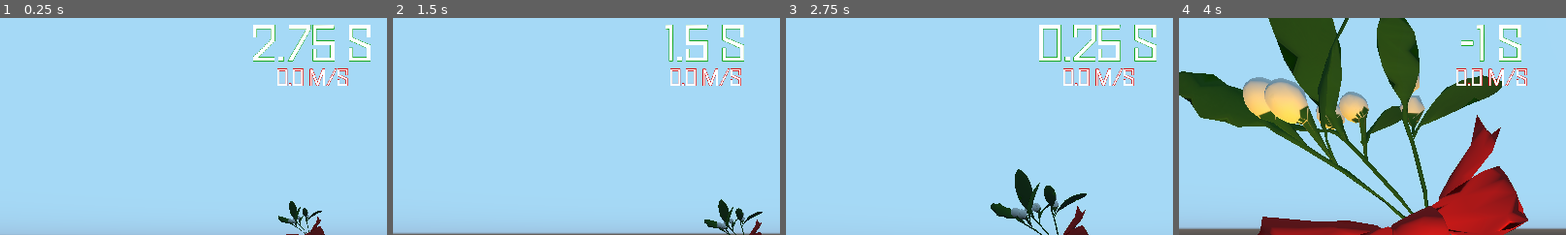
Above: before the commit, frames 1-4 (left to right).
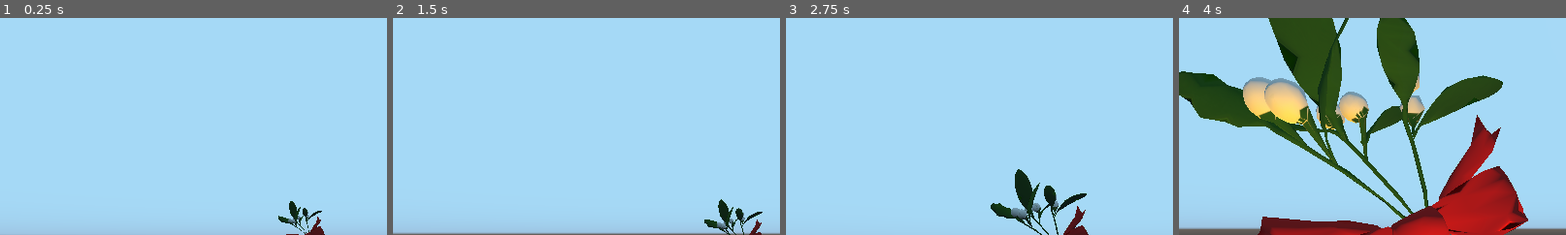
Above: after the commit, the same moments.

Repository: Keiron-Beadle/3TG_Nov_2022
Game: Godot game, scene res://FirstLevel.tscn
The game is run twice, just before and just after one commit, with the same random seed, the same clock (stepped at 60 frames per second) and the same inputs.
Inputs (mouse positions are % of the whole screen's width and height, from its top left):
- Up to frame 1 (0.25 s): no input
- Up to frame 2 (1.5 s): tap Enter at 0.5 s; move the mouse to (55, 50) at 0.52 s; hold W (forward) from 0.53 s (still down); click (55, 50) at 0.67 s; tap Space (jump) at 0.77 s; move the mouse to (45, 50) at 1.27 s
- Up to frame 3 (2.75 s): keep holding W (forward); tap Space (jump) at 1.52 s; move the mouse to (52, 48) at 2.02 s
- Up to frame 4 (4 s): keep holding W (forward); move the mouse to (49, 52) at 2.77 s; click (49, 52) at 2.92 s; tap Space (jump) at 3.02, 3.77 s; move the mouse to (57, 51) at 3.52 s
The pictures show only the part of the screen within x 13-63%, y 0-50%; the shares and areas given below are measured in that part.

The runs differ from the first frame. In frame 1, 2.6% of the frame differs, in the area x 65-96%, y 3-32%; in frame 2, 2.0%; in frame 3, 2.9%; in frame 4, 1.6%.

Commit message:
added velocity count

Diff:
--- a/Game/FirstLevel.tscn
+++ b/Game/FirstLevel.tscn
@@ -19,6 +19,7 @@
 [ext_resource path="res://AngelChase.gd" type="Script" id=17]
 [ext_resource path="res://TimeLeft.gd" type="Script" id=18]
 [ext_resource path="res://Resources/Fonts/SimplySquare.ttf" type="DynamicFontData" id=19]
+[ext_resource path="res://VelocityUpdate.gd" type="Script" id=20]
 
 [sub_resource type="CapsuleShape" id=1]
 radius = 0.5
@@ -160,48 +161,56 @@
 [node name="CSGBox" type="CSGBox" parent="World/Course"]
 transform = Transform( 0.690323, 0.521382, -0.501612, -0.577597, 0.814671, 0.0518842, 0.435701, 0.253913, 0.863535, 2.63309, 43.4957, 4.28881 )
 use_collision = true
+collision_layer = 32
 height = 12.0591
 depth = 14.1229
 
 [node name="CSGBox2" type="CSGBox" parent="World/Course"]
 transform = Transform( -0.352084, -0.448477, -1.97577, -0.519381, 1.41891, -0.115769, 0.77864, 0.743669, -0.97062, -6.73352, 34.0203, -4.02444 )
 use_collision = true
+collision_layer = 32
 height = 6.19326
 depth = 9.04224
 
 [node name="CSGBox3" type="CSGBox" parent="World/Course"]
 transform = Transform( -0.875136, -0.605566, -0.702729, -0.410702, 1.50912, 0.201915, 0.255851, 0.351162, -2.07956, -24.5134, 21.3815, 8.78554 )
 use_collision = true
+collision_layer = 32
 height = 6.19326
 depth = 9.04224
 
 [node name="CSGBox5" type="CSGBox" parent="World/Course"]
 transform = Transform( 0.848847, 0.693192, 0.717105, -0.45683, 1.47703, 0.120715, -0.266016, -0.324559, 2.08095, 23.9665, 4.74171, -7.65648 )
 use_collision = true
+collision_layer = 32
 height = 6.19326
 depth = 9.04224
 
 [node name="CSGBox6" type="CSGBox" parent="World/Course"]
 transform = Transform( 0.0446284, 1.57133, 0.717105, -0.998098, 0.0470754, 0.120715, 0.04252, -0.544218, 2.08095, 5.82156, -5.19069, -26.1201 )
 use_collision = true
+collision_layer = 32
 height = 6.19326
 depth = 9.04224
 
 [node name="CSGBox7" type="CSGBox" parent="World/Course"]
 transform = Transform( -0.648632, 1.26117, 0.14859, -0.179941, -0.110949, -2.16338, -0.739525, -1.07917, 0.396067, -10.4319, -6.85378, -23.9817 )
 use_collision = true
+collision_layer = 32
 height = 6.19326
 depth = 9.04224
 
 [node name="CSGBox8" type="CSGBox" parent="World/Course"]
 transform = Transform( -0.829694, 0.734327, -0.753228, -0.46894, -1.46931, -0.00511427, -0.302823, 0.263364, 2.07166, -24.0878, -6.90103, -8.58568 )
 use_collision = true
+collision_layer = 32
 height = 6.19326
 depth = 9.04224
 
 [node name="CSGBox10" type="CSGBox" parent="World/Course"]
 transform = Transform( -2.37353e-08, -1.301, 0, 0.543, -5.68685e-08, 0, 0, 0, 1.115, -0.611373, -36.0243, -0.666555 )
 use_collision = true
+collision_layer = 32
 height = 6.19326
 depth = 9.04224
 
@@ -221,6 +230,7 @@
 [node name="CSGBox4" type="CSGBox" parent="World/Course"]
 transform = Transform( 0.125159, 1.56297, -0.702729, 0.990672, -0.167841, 0.201915, 0.0538955, -0.544458, -2.07956, -8.70848, 10.7452, 9.45266 )
 use_collision = true
+collision_layer = 32
 height = 6.19326
 depth = 9.04224
 
@@ -354,19 +364,21 @@
 [node name="CollisionShape" type="CollisionShape" parent="Bottom Circle"]
 shape = SubResource( 7 )
 
-[node name="Text" type="Control" parent="."]
-margin_right = 40.0
-margin_bottom = 40.0
-
-[node name="Velocity" type="Label" parent="Text"]
+[node name="TEXT" type="Control" parent="."]
+visible = false
+margin_right = 40.0
+margin_bottom = 40.0
+
+[node name="Velocity" type="Label" parent="TEXT"]
 margin_left = 937.0
 margin_top = 126.0
 margin_right = 1115.0
 margin_bottom = 173.0
 theme = SubResource( 12 )
 text = "0.0 m/s"
-
-[node name="TimeLeft" type="Label" parent="Text"]
+script = ExtResource( 20 )
+
+[node name="TimeLeft" type="Label" parent="TEXT"]
 margin_left = 836.0
 margin_top = 15.0
 margin_right = 1218.0
--- a/Game/GlobalListener.gd
+++ b/Game/GlobalListener.gd
@@ -2,6 +2,7 @@
 
 func _ready():
 	Input.set_mouse_mode(Input.MOUSE_MODE_CAPTURED)
+	get_node("/root/Spatial/TEXT/TimeLeft").set_process(false)
 
 func _unhandled_input(event):
 	if event is InputEventMouseButton and event.pressed and event.button_index == 1:
--- a/Game/Player_Controller.gd
+++ b/Game/Player_Controller.gd
@@ -13,6 +13,7 @@
 export var mouseSensitivity = 0.1
 
 signal flash
+signal addTime
 
 var velocity = Vector3.ZERO
 var timedown = Timer.new()
@@ -84,8 +85,13 @@
 		if collider_layer == 2:
 			self.global_transform = restartTransform
 			self.velocity = restartVelocity
+		if collider_layer == 32:
+			collision.collider.set_collision_layer(1)
+			emit_signal("addTime")
 		if collider_layer == 16:
 			get_node("/root/Spatial/World/Angels/Wave1").visible = true
+			get_node("/root/Spatial/TEXT").visible = true
+			get_node("/root/Spatial/TEXT/TimeLeft").set_process(true)
 			emit_signal("flash")
 			get_node("/root/Spatial/World/Mistletoe").queue_free()
 			get_node("/root/Spatial/World/OuterTree/FakeTop").visible = true
--- a/Game/TimeLeft.gd
+++ b/Game/TimeLeft.gd
@@ -2,12 +2,15 @@
 
 signal KILL
 
-var time = 3
+var time = 4
 
 # Called when the node enters the scene tree for the first time.
 func _ready():
+	get_node("/root/Spatial/Player").connect("addTime", self, "on_add_time")
 	pass # Replace with function body.
 
+func on_add_time():
+	time += 1.2
 
 # Called every frame. 'delta' is the elapsed time since the previous frame.
 func _process(delta):
--- /dev/null
+++ b/Game/VelocityUpdate.gd
@@ -0,0 +1,16 @@
+extends Label
+
+
+var player
+
+# Called when the node enters the scene tree for the first time.
+func _ready():
+	player = get_node("/root/Spatial/Player")
+	pass # Replace with function body.
+
+
+# Called every frame. 'delta' is the elapsed time since the previous frame.
+func _process(delta):
+	var speed = player.velocity.length()
+	text = str(stepify(speed,0.01)) + " M/S"
+	pass
Not shown: 1 places in Game/FirstLevel.tscn that only renumber resources
